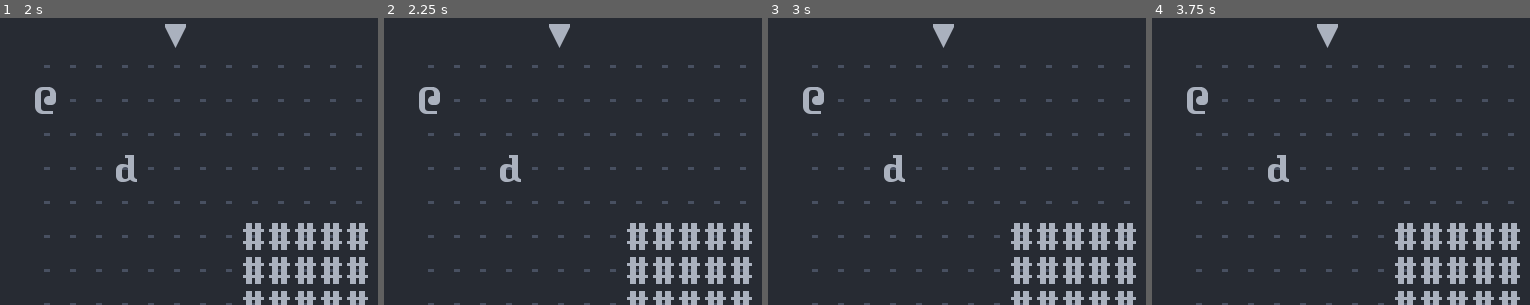
Above: before the commit, frames 1-4 (left to right).
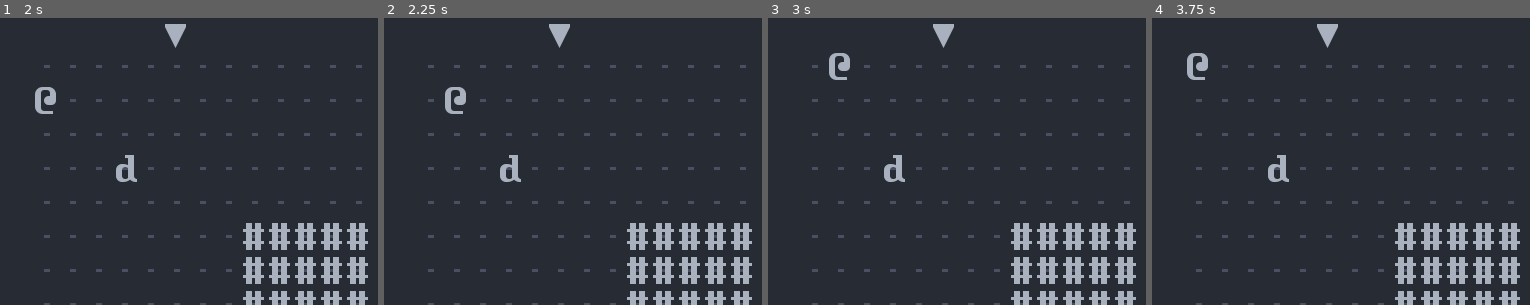
Above: after the commit, the same moments.

Repository: Bozar/GodotRoguelikeTutorial
Game: Godot game, scene res://scene/main/MainScene.tscn
The game is run twice, just before and just after one commit, with the same random seed, the same clock (stepped at 60 frames per second) and the same inputs.
Inputs:
- Up to frame 1 (2 s): tap Enter at 0.5 s; hold Right (move_right) 0.53-1.28 s; tap Space (init_world) at 0.6, 1.25, 1.35 s; hold Down (move_down) from 1.28 s (still down)
- Up to frame 2 (2.25 s): tap Enter at 2 s; release Down (move_down) at 2.03 s; hold Right (move_right) from 2.03 s (still down); tap Space (init_world) at 2.1 s
- Up to frame 3 (3 s): tap Space (init_world) at 2.75, 2.85 s; release Right (move_right) at 2.78 s; hold Up (move_up) from 2.78 s (still down)
- Up to frame 4 (3.75 s): tap Enter at 3.5 s; release Up (move_up) at 3.53 s; hold Left (move_left) from 3.53 s (still down); tap Space (init_world) at 3.6 s
The pictures show only the part of the screen within x 0-50%, y 0-50%; the shares and areas given below are measured in that part.

Frame 1 is identical in both runs. In frame 2, 0.7% of the frame differs, in the area x 9-22%, y 24-34%; in frame 3, 0.7%; in frame 4, 0.7%.

Commit message:
Let the scheduling system affect NPC.

Diff:
--- /dev/null
+++ b/05/scene/main/EnemyAI.gd
@@ -0,0 +1,11 @@
+extends Node2D
+
+
+var _new_GroupName := preload("res://library/GroupName.gd").new()
+
+
+func _on_Schedule_turn_started(current_sprite: Sprite) -> void:
+	if not current_sprite.is_in_group(_new_GroupName.DWARF):
+		return
+
+	get_node("../Schedule").end_turn()
--- a/05/scene/main/MainScene.gd
+++ b/05/scene/main/MainScene.gd
@@ -12,3 +12,5 @@
 
 	__ = get_node("Schedule").connect("turn_started", get_node("PCMove"),
 			"_on_Schedule_turn_started")
+	__ = get_node("Schedule").connect("turn_started", get_node("EnemyAI"),
+			"_on_Schedule_turn_started")
--- a/05/scene/main/MainScene.tscn
+++ b/05/scene/main/MainScene.tscn
@@ -1,10 +1,11 @@
-[gd_scene load_steps=6 format=2]
+[gd_scene load_steps=7 format=2]
 
 [ext_resource path="res://scene/main/InitWorld.gd" type="Script" id=1]
 [ext_resource path="res://scene/gui/MainGUI.tscn" type="PackedScene" id=2]
 [ext_resource path="res://scene/main/PCMove.gd" type="Script" id=3]
 [ext_resource path="res://scene/main/MainScene.gd" type="Script" id=4]
 [ext_resource path="res://scene/main/Schedule.gd" type="Script" id=5]
+[ext_resource path="res://scene/main/EnemyAI.gd" type="Script" id=6]
 
 [node name="MainScene" type="Node2D"]
 script = ExtResource( 4 )
@@ -19,3 +20,6 @@
 
 [node name="Schedule" type="Node2D" parent="."]
 script = ExtResource( 5 )
+
+[node name="EnemyAI" type="Node2D" parent="."]
+script = ExtResource( 6 )
--- a/05/scene/main/PCMove.gd
+++ b/05/scene/main/PCMove.gd
@@ -39,8 +39,7 @@
 func _on_Schedule_turn_started(current_sprite: Sprite) -> void:
 	if current_sprite.is_in_group(_new_GroupName.PC):
 		set_process_unhandled_input(true)
-	else:
-		print(current_sprite.name)
+	print("{0}: Start turn.".format([current_sprite.name]))
 
 
 func _is_move_input(event: InputEvent) -> bool:
